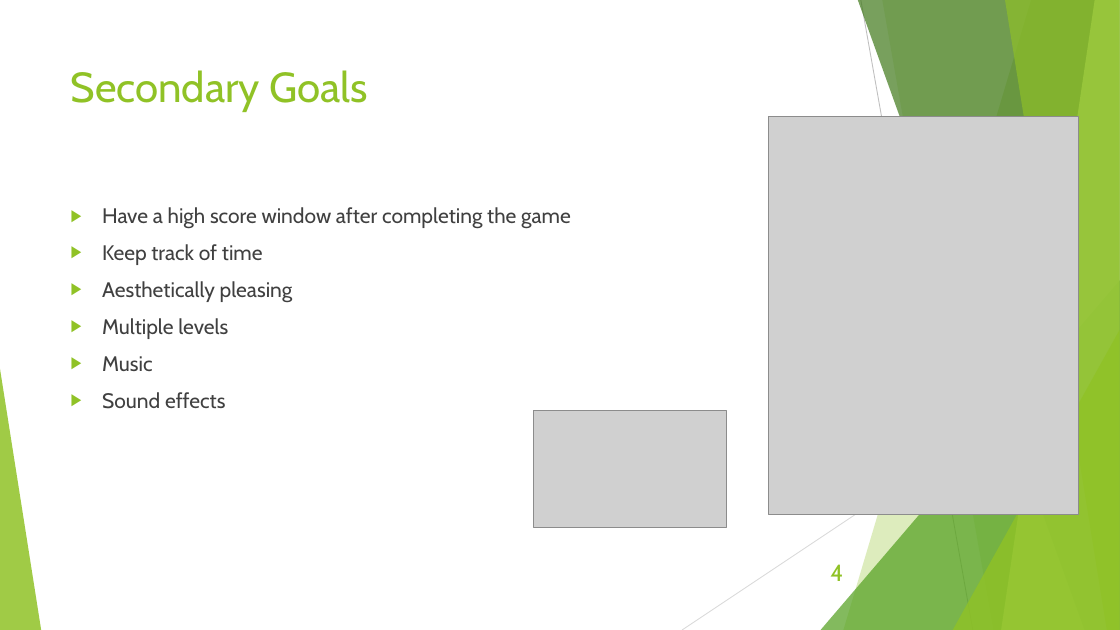
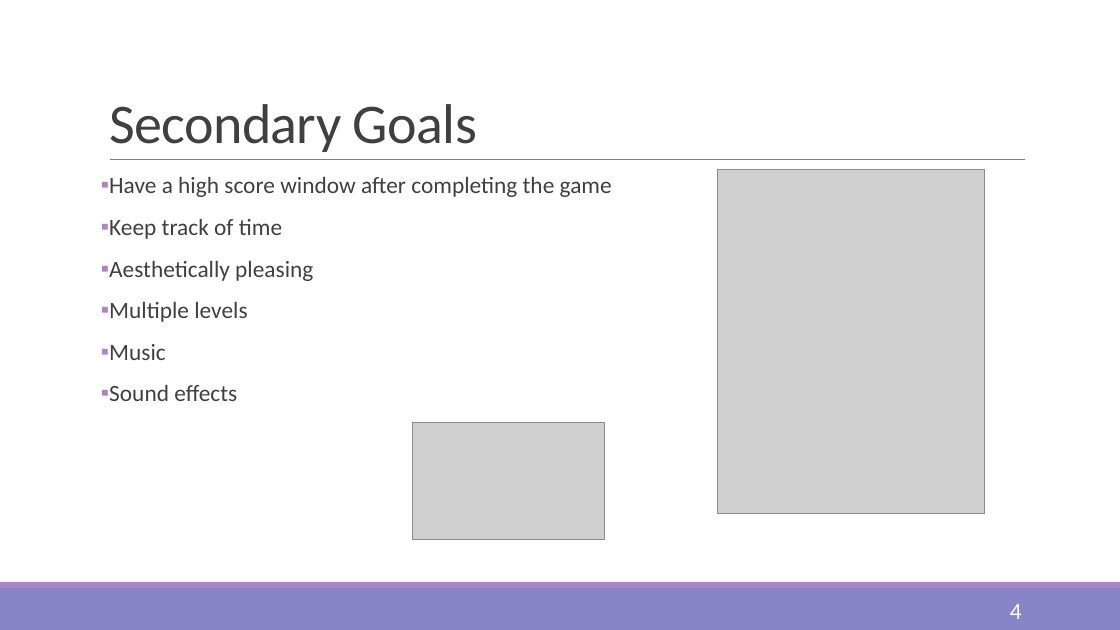
Before and after one commit to jrand35/Minesweeper, a slide deck: slide 4 of FinalPowerpoint.pptx. Drawn at 1120x630 pixels with LibreOffice and Linux fonts; fonts in the diff are those of the drawing; grey boxes stand for pictures. Boxes give left, top, right and bottom in pixels: in the first picture for what was removed or moved away, otherwise in the second. Text is boxed around its words. In the diff, an @@ line names an element or a change of style, - is before the commit and + after.

Commit message:
tweaked the powerpoint
read title

```diff
--- a/FinalPowerpoint.pptx
+++ b/FinalPowerpoint.pptx
@@ title "Secondary Goals": place and size @@
-title "Secondary Goals" at bbox=[71, 70, 369, 112]
+title "Secondary Goals" at bbox=[109, 104, 477, 152]
@@ title "Secondary Goals" at bbox=[109, 104, 477, 152]: size 36 to 48 pt, font Cabin to Calibri, text colour #90C226 to #404040, letter spacing 0 to -0.5 pt; line spacing 1 to 0.85; vertical alignment top to bottom @@
@@ text "Have a high score window ...": place and size @@
-text "Have a high score window ..." at bbox=[102, 207, 571, 409]
+text "Have a high score window ..." at bbox=[109, 177, 612, 401]
@@ text "Have a high score window ..." at bbox=[109, 177, 612, 401]: size 18 to 20 pt, font Cabin to Calibri; bullet ▶ to ▪; line spacing 1 to 0.9; more space between paragraphs; bullet colour #90C226 to #AD84C6 @@
@@ line added from (110, 160) to (1026, 160), #808080 0.5 pt @@
@@ picture: place and size @@
-picture at bbox=[769, 117, 1078, 515]
+picture at bbox=[718, 170, 985, 513]
@@ group removed at bbox=[0, 0, 1120, 630]: 5 freeform shapes, 3 triangles, 2 lines @@
@@ picture: place and size @@
-picture at bbox=[534, 411, 726, 528]
+picture at bbox=[413, 423, 605, 539]
@@ rectangle added at bbox=[0, 588, 1120, 630], fill #8784C7 @@
@@ rectangle added at bbox=[0, 582, 1120, 588], fill #AD84C6 @@
@@ page number: place and size @@
-page number at bbox=[830, 564, 843, 581]
+page number at bbox=[1010, 604, 1022, 619]
@@ page number at bbox=[1010, 604, 1022, 619]: font Cabin to Calibri, text colour #90C226 to #FFFFFF @@
```
Also in this commit, not shown: 8 other slides changed.
